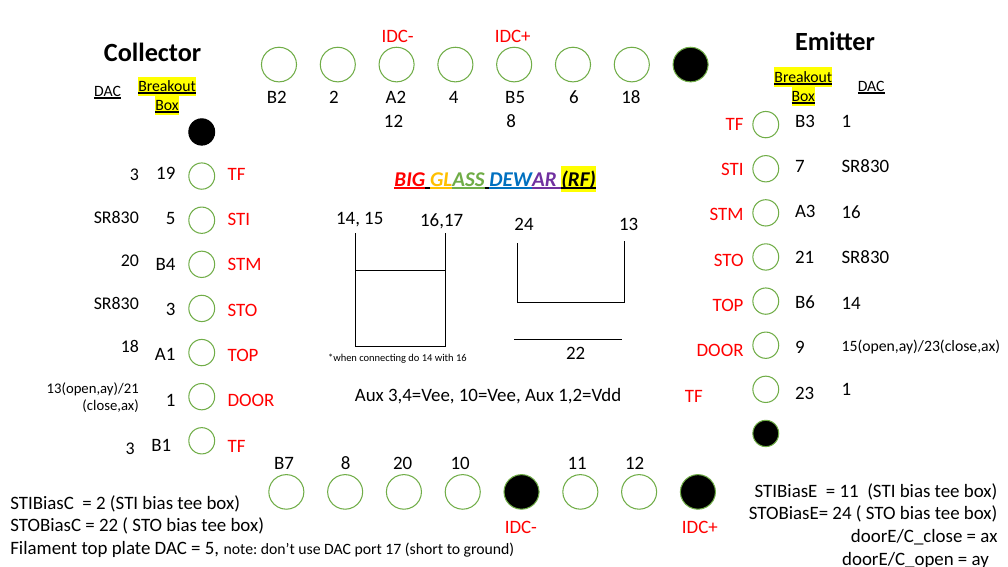
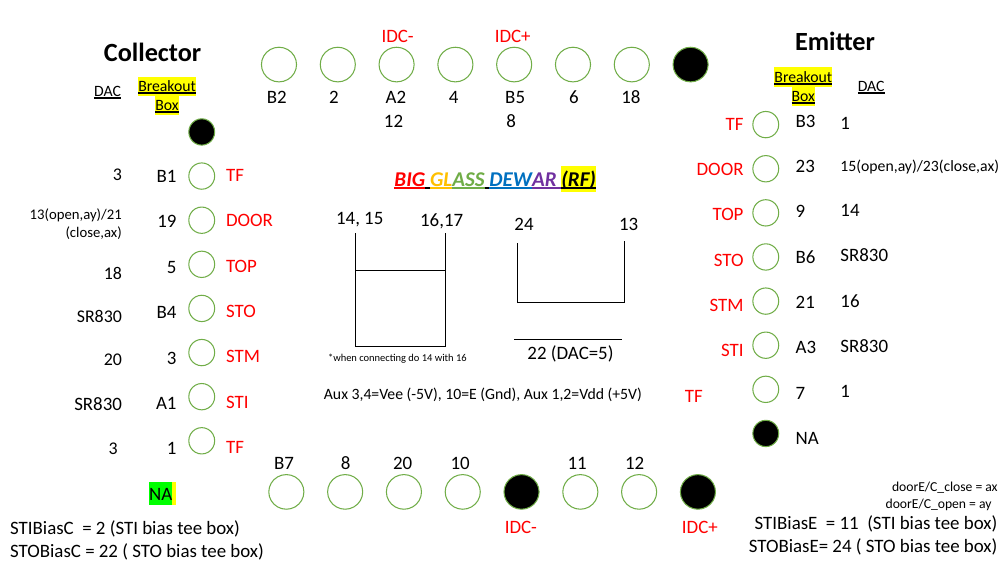
Before and after one commit to eelyon/LyonLabCodebase, a slide deck: slide 6 of matlabMeas/TiffanyMeasurementFunctions/IDC/ConnectionLayout.pptx. Drawn at 1008x567 pixels with LibreOffice and Linux fonts; fonts in the diff are those of the drawing. Boxes give left, top, right and bottom in pixels: in the first picture for what was removed or moved away, otherwise in the second. Text is boxed around its words. In the diff, an @@ line names an element or a change of style, - is before the commit and + after.

```diff
--- a/matlabMeas/TiffanyMeasurementFunctions/IDC/ConnectionLayout.pptx
+++ b/matlabMeas/TiffanyMeasurementFunctions/IDC/ConnectionLayout.pptx
@@ text "3": place and size @@
-text "3" at box(47, 168, 139, 454)
+text "3" at box(30, 168, 122, 454)
@@ text at box(157, 169, 177, 182): paragraph added @@
+B1
@@ text at box(697, 162, 744, 311): paragraphs added @@
+DOOR
+TOP
+STO
+STM
@@ text at box(796, 159, 816, 353): paragraphs added @@
+23
+9
+B6
+21
+A3
@@ text at box(840, 159, 999, 216): paragraphs added @@
+15(open,ay)/23(close,ax)
+14
@@ text at box(30, 208, 122, 279): paragraphs added @@
+13(open,ay)/21
+(close,ax)
+18
@@ text at box(697, 207, 744, 356): paragraphs removed @@
-STM
-STO
-TOP
-DOOR
@@ text at box(226, 213, 273, 362): paragraphs added @@
+DOOR
+TOP
+STO
+STM
@@ text at box(228, 257, 275, 406): paragraphs removed @@
-STM
-STO
-TOP
-DOOR
@@ text at box(842, 297, 1001, 354): paragraphs removed @@
-14
-15(open,ay)/23(close,ax)
@@ text at box(527, 345, 614, 362): text changed @@
-22
+22 (DAC=5)
@@ text at box(47, 382, 139, 412): paragraphs removed @@
-18
-13(open,ay)/21
-(close,ax)
@@ text at box(324, 387, 642, 401): text changed; size 18 to 15 pt @@
-Aux 3,4=Vee, 10=Vee, Aux 1,2=Vdd
+Aux 3,4=Vee (-5V), 10=E (Gnd), Aux 1,2=Vdd (+5V)
@@ text at box(74, 397, 122, 410): size 17 to 18 pt in "SR830" @@
@@ text at box(796, 432, 819, 444): text changed @@
-A3
-21
-B6
-9
-23
+NA
@@ text at box(149, 488, 172, 500): text changed @@
-B1
+NA
@@ text at box(886, 481, 997, 511): paragraphs added @@
+doorE/C_close = ax
+doorE/C_open = ay
@@ text "STIBiasC = 2 (STI bias ...": place and size @@
-text "STIBiasC = 2 (STI bias ..." at box(10, 495, 515, 557)
+text "STIBiasC = 2 (STI bias ..." at box(10, 520, 263, 560)
@@ text at box(842, 529, 997, 567): paragraphs removed @@
-doorE/C_close = ax
-doorE/C_open = ay
@@ text at box(10, 541, 515, 557): paragraph removed @@
-Filament top plate DAC = 5, note: don’t use DAC port 17 (short to ground)
```
Also in this commit, not shown: 3 other slides changed, 3 slides added.
